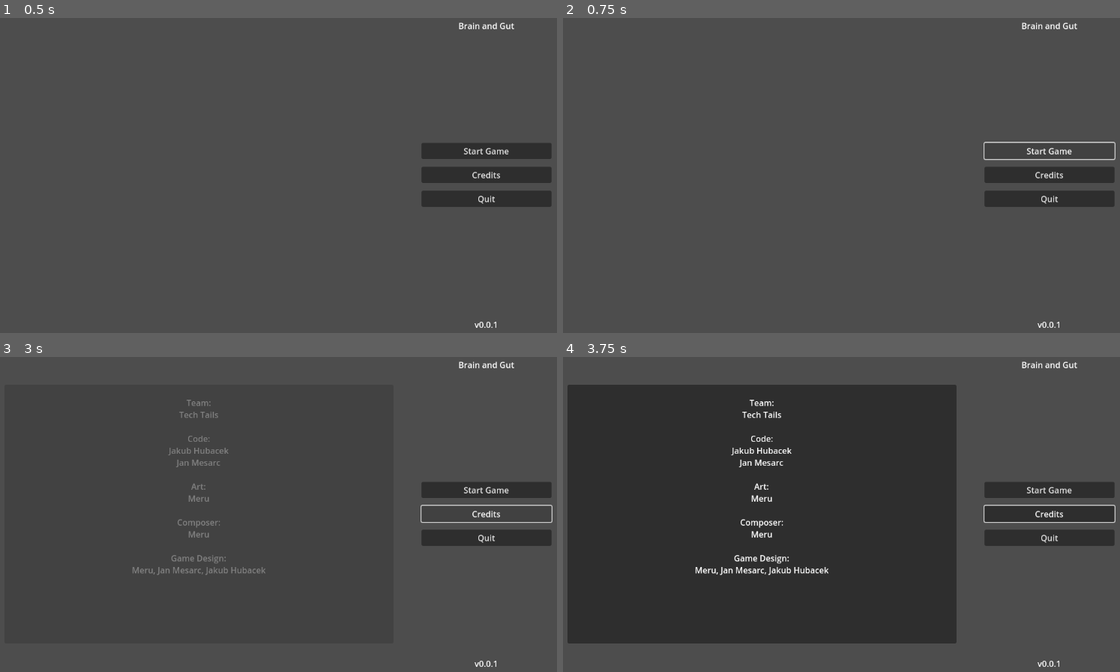
Above: before the commit, frames 1-4 (two rows, left to right).
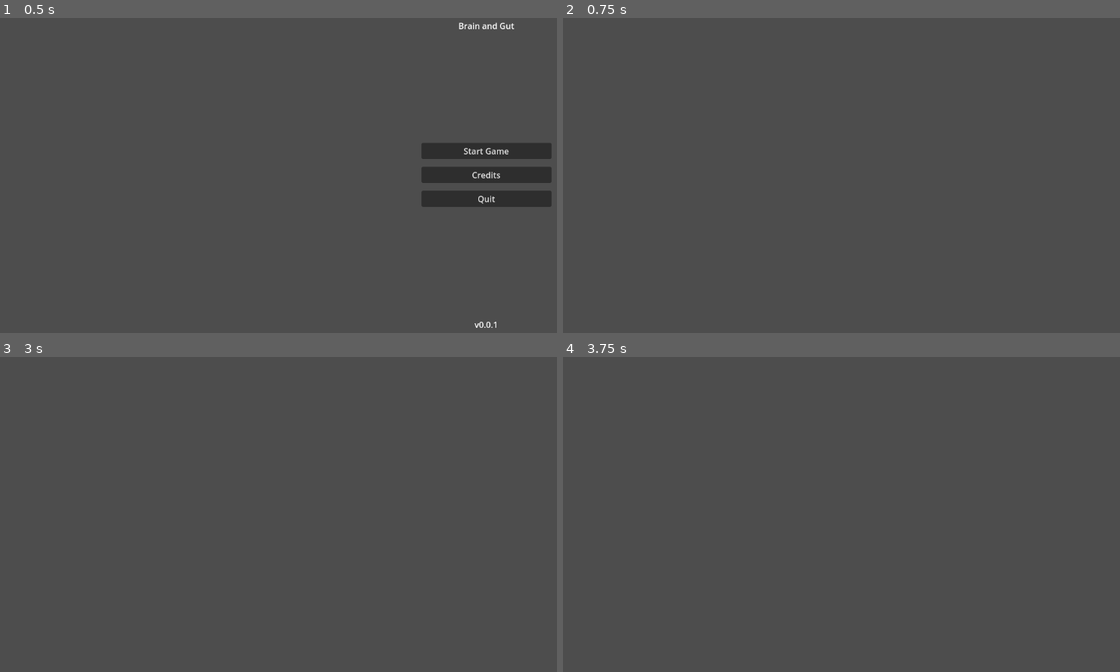
Above: after the commit, the same moments.

Repository: jame581/BrainAndGut
Game: Godot game, scene res://maps/main_menu.tscn
Same seed, same stepped clock (60 frames per second), same inputs: the game is played once before the commit and once after it.
Inputs (mouse positions are in pixels of both pictures, inside the frame that each line leads up to):
- Up to frame 1 (0.5 s): no input
- Up to frame 2 (0.75 s): click "Start Game" at 0.5 s
- Up to frame 3 (3 s): click (484, 489) at 1.25 s, where only the run before the commit has a clickable "Start Game"; click (484, 489) at 2 s, where only the run before the commit has a clickable "Start Game"; click (484, 514) at 2.75 s, where only the run before the commit has a clickable "Credits"
- Up to frame 4 (3.75 s): move the mouse to (958, 498) at 3.52 s; press the mouse at (958, 498) at 3.53 s

Frame 1 is identical in both runs. In frame 2, 2.8% of the frame differs, in the area x 75-100%, y 1-99%; in frame 3, 3.2%; in frame 4, 61%, in the area x 0-100%, y 1-99%.

Commit message:
Change scene logic added

Diff:
--- a/project/project.godot
+++ b/project/project.godot
@@ -17,6 +17,10 @@
 config/features=PackedStringArray("4.3", "GL Compatibility")
 config/icon="res://icon.svg"
 
+[autoload]
+
+Global="*res://scenes/global.tscn"
+
 [input]
 
 click={
--- /dev/null
+++ b/project/scenes/global.tscn
@@ -0,0 +1,6 @@
+[gd_scene load_steps=2 format=3 uid="uid://bjymisubaocer"]
+
+[ext_resource type="Script" path="res://scripts/autoloads/global.gd" id="1_vwjb6"]
+
+[node name="Global" type="Node"]
+script = ExtResource("1_vwjb6")
--- /dev/null
+++ b/project/scripts/autoloads/global.gd
@@ -0,0 +1,45 @@
+extends Node
+
+signal map_changed(new_map_path: String)
+
+var current_scene = null
+var current_path: String = ""
+
+
+func _ready() -> void:
+	var root = get_tree().root
+	current_scene = root.get_child(-1)
+	current_path = current_scene.scene_file_path
+
+func get_game_version() -> String:
+	return "v" + ProjectSettings.get_setting("application/config/version")
+
+func goto_scene(path):
+	# This function will usually be called from a signal callback,
+	# or some other function in the current scene.
+	# Deleting the current scene at this point is
+	# a bad idea, because it may still be executing code.
+	# This will result in a crash or unexpected behavior.
+
+	# The solution is to defer the load to a later time, when
+	# we can be sure that no code from the current scene is running:
+
+	_deferred_goto_scene.call_deferred(path)
+
+
+func _deferred_goto_scene(path):
+	# It is now safe to remove the current scene.
+	current_scene.free()
+
+	# Load the new scene.
+	var s = ResourceLoader.load(path)
+
+	# Instance the new scene.
+	current_scene = s.instantiate()
+
+	# Add it to the active scene, as child of root.
+	get_tree().root.add_child(current_scene)
+
+	# Optionally, to make it compatible with the SceneTree.change_scene_to_file() API.
+	get_tree().current_scene = current_scene
+	map_changed.emit(current_scene.scene_file_path)
--- a/project/scripts/ui/main_menu.gd
+++ b/project/scripts/ui/main_menu.gd
@@ -16,11 +16,11 @@
 		exit_button.show()
 
 	credit_panel.visible = false
-	version_label.text = "v" + ProjectSettings.get_setting("application/config/version")
+	version_label.text = Global.get_game_version()
 
 
 func _on_start_button_pressed() -> void:
-	pass # Replace with function body.
+	Global.goto_scene("res://maps/main.tscn")
 
 
 func _on_credits_button_pressed() -> void:
